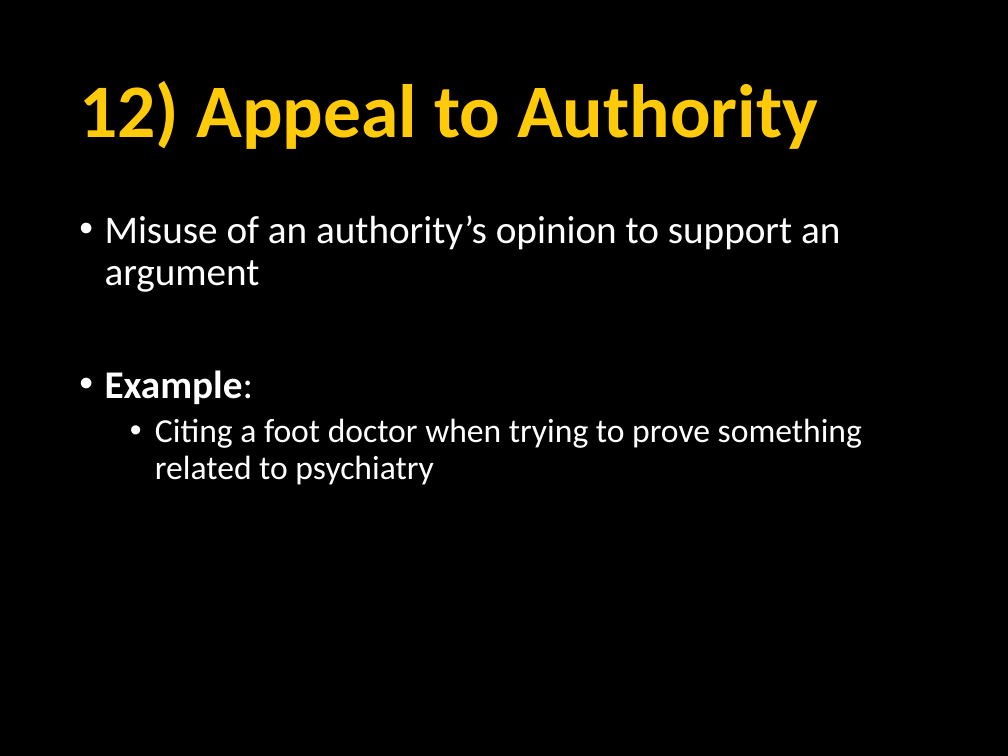
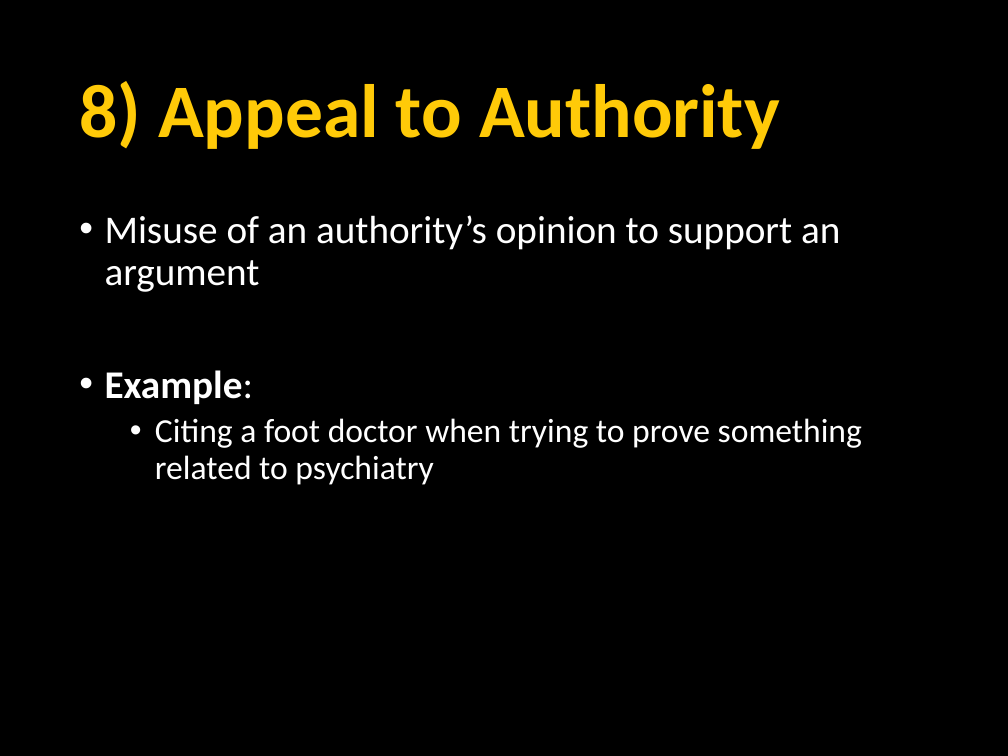
Before and after one commit to npm27/Teaching-Materials, a slide deck: slide 35 of Writing Fall 23/Slides/7 Week 7 -- Analyzing Evidence and Interpretting Results.pptx (slide 40 before the commit). Drawn at 1008x756 pixels with LibreOffice and Linux fonts; fonts in the diff are those of the drawing. Boxes give left, top, right and bottom in pixels: in the first picture for what was removed or moved away, otherwise in the second. Text is boxed around its words. In the diff, an @@ line names an element or a change of style, - is before the commit and + after.

```diff
--- a/Writing Fall 23/Slides/7 Week 7 -- Analyzing Evidence and Interpretting Results.pptx
+++ b/Writing Fall 23/Slides/7 Week 7 -- Analyzing Evidence and Interpretting Results.pptx
@@ title at [79,81,780,149]: text changed @@
-12) Appeal to Authority
+8) Appeal to Authority
```
Also in this commit, not shown: 16 other slides changed, 12 slides removed, 2 other files.
